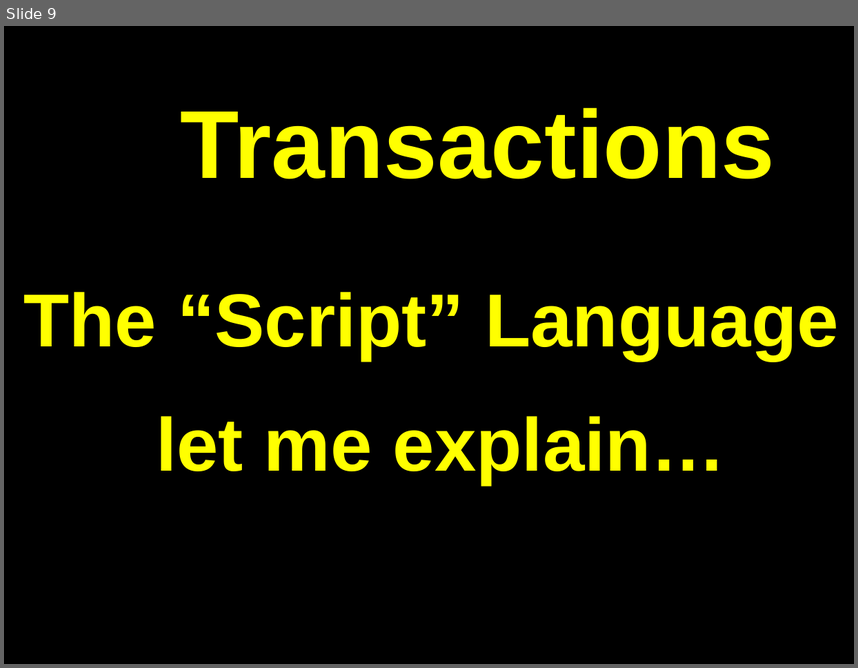
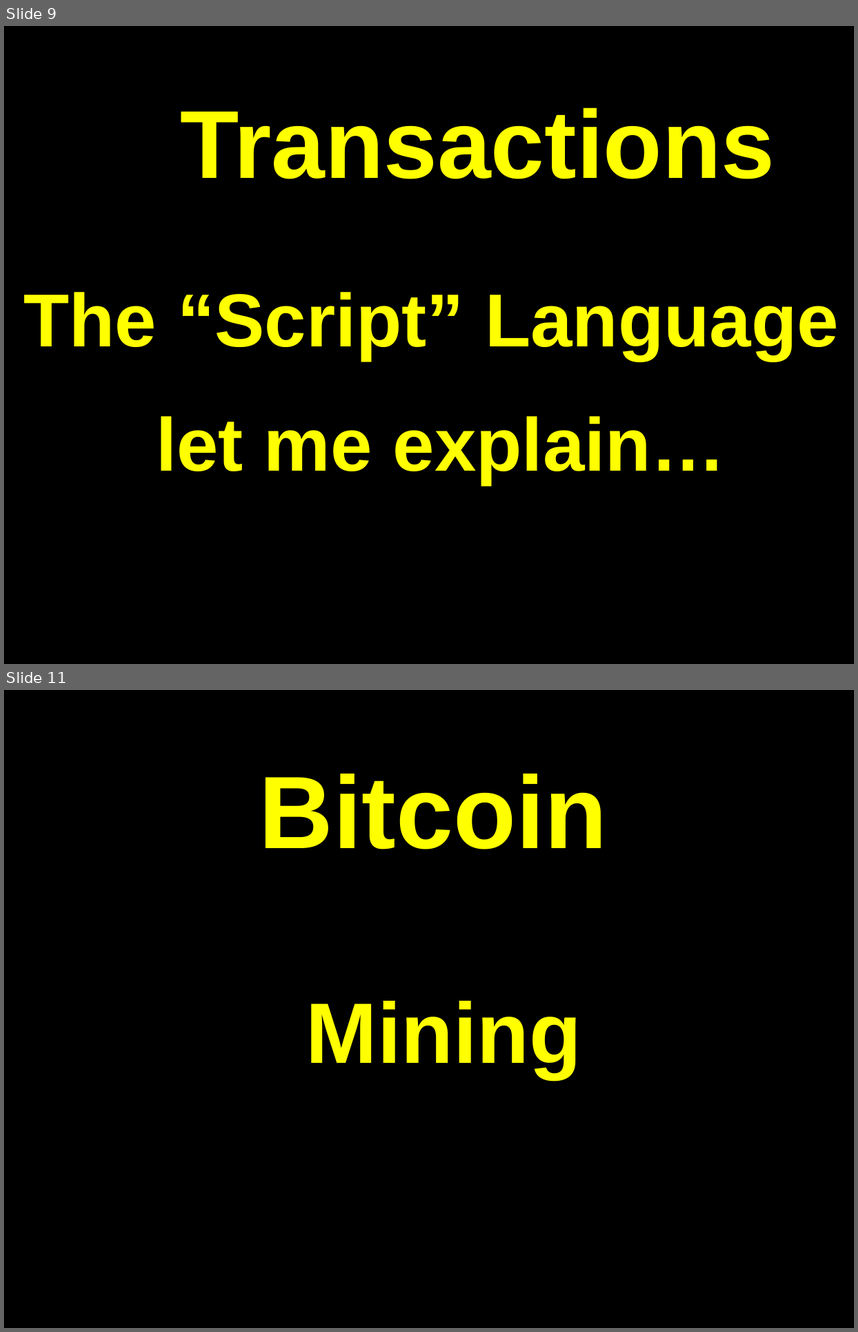
Before and after one commit to tarekbadrshalaan/blockchain-crash-course, a slide deck: lec_2/lec_2.odp. Shown one above the other, each under a label of ours: slide 9 before the commit, slides 9 and 11 after it; the slides between them are not shown. The pictures are 858x668 and 858x1332 pixels, drawn with LibreOffice and Linux fonts; fonts in the diff are those of the drawing. Boxes give left, top, right and bottom in pixels: in the first picture for what was removed or moved away, otherwise in the second. Text is boxed around its words. In the diff, an @@ line names an element or a change of style, - is before the commit and + after.

```diff
--- a/lec_2/lec_2.odp
+++ b/lec_2/lec_2.odp
@@ slide 11 added at <box>4,690,854,1328</box>, background #FFFFFF @@
@@ rectangle added at <box>4,690,854,1328</box>, fill #000000 @@
@@ text added at <box>259,773,607,849</box>, 96 pt, text #FFFF00, bold @@
+Bitcoin
@@ text added at <box>306,1000,582,1078</box>, 80 pt, text #FFFF00, bold @@
+Mining
```
Also in this commit, not shown: 28 other slides added, 1 slide removed, 1 other file.
